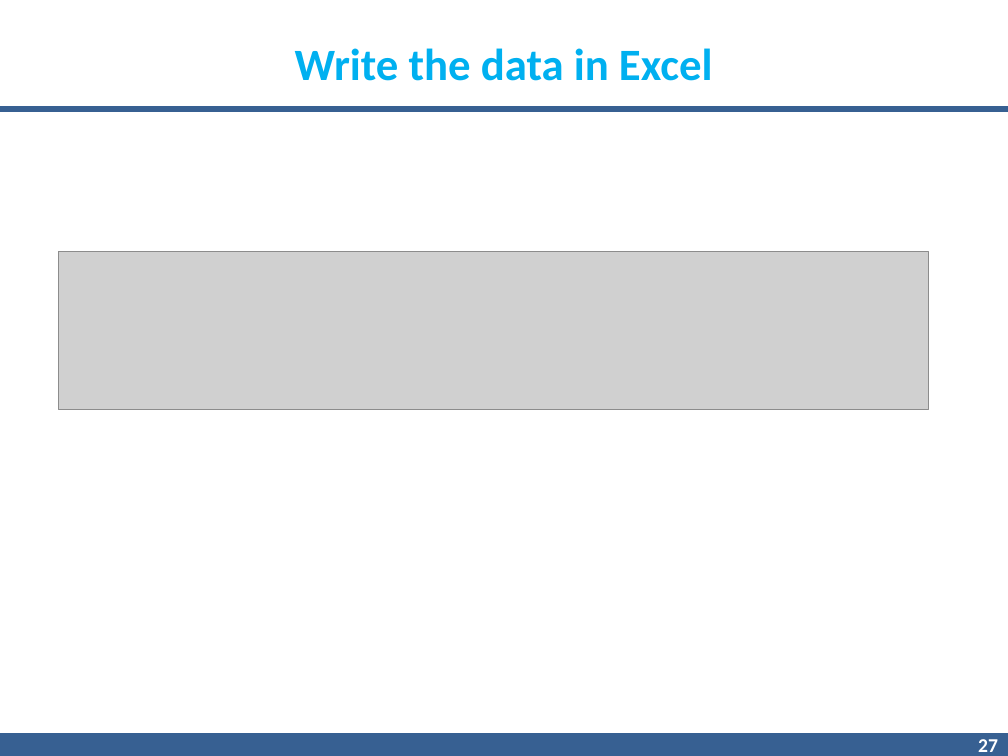
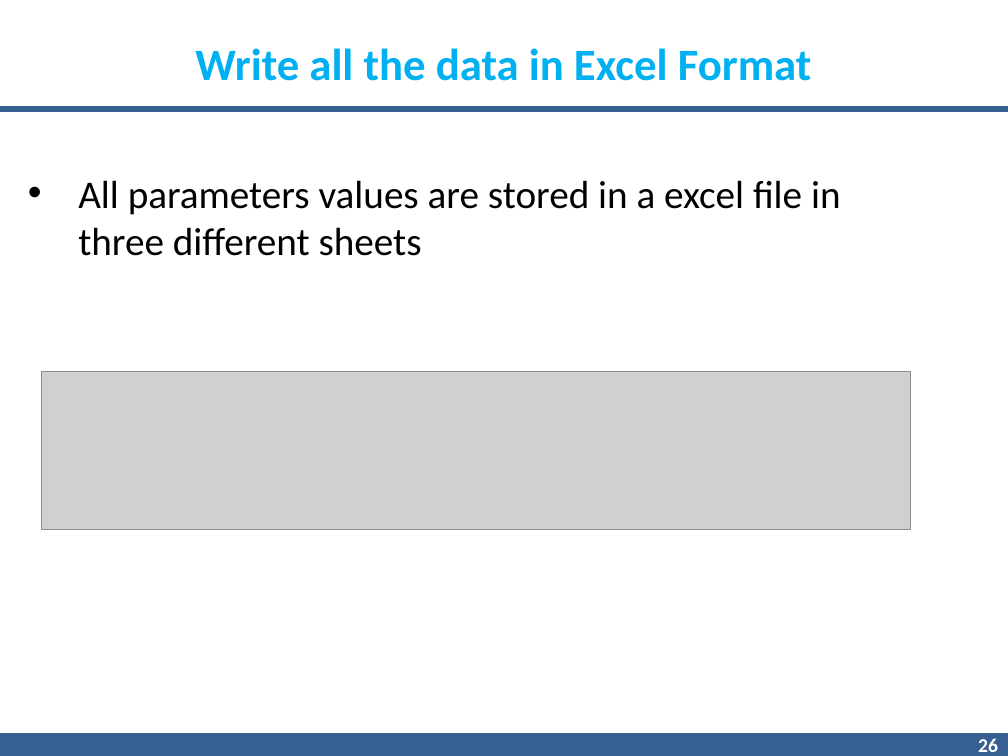
Before and after one commit to gnnain/Pcap_Reader, a slide deck: slide 26 of 7.pptx (slide 27 before the commit). Drawn at 1008x756 pixels with LibreOffice and Linux fonts; fonts in the diff are those of the drawing; grey boxes stand for pictures; background and template pictures are left out. Boxes give left, top, right and bottom in pixels: in the first picture for what was removed or moved away, otherwise in the second. Text is boxed around its words. In the diff, an @@ line names an element or a change of style, - is before the commit and + after.

```diff
--- a/7.pptx
+++ b/7.pptx
@@ text at <box>195,48,812,81</box>: text changed @@
-Write the data in Excel
+Write all the data in Excel Format
@@ text added at <box>78,180,841,256</box>, 28 pt, text #000000 @@
+• All parameters values are stored in a excel file in three different sheets
@@ picture: place and size @@
-picture at <box>58,252,927,410</box>
+picture at <box>41,371,910,529</box>
@@ page number at <box>978,738,998,752</box>: text changed @@
-27
+26
```
Also in this commit, not shown: 12 other slides changed, 2 slides added, 2 slides removed.
